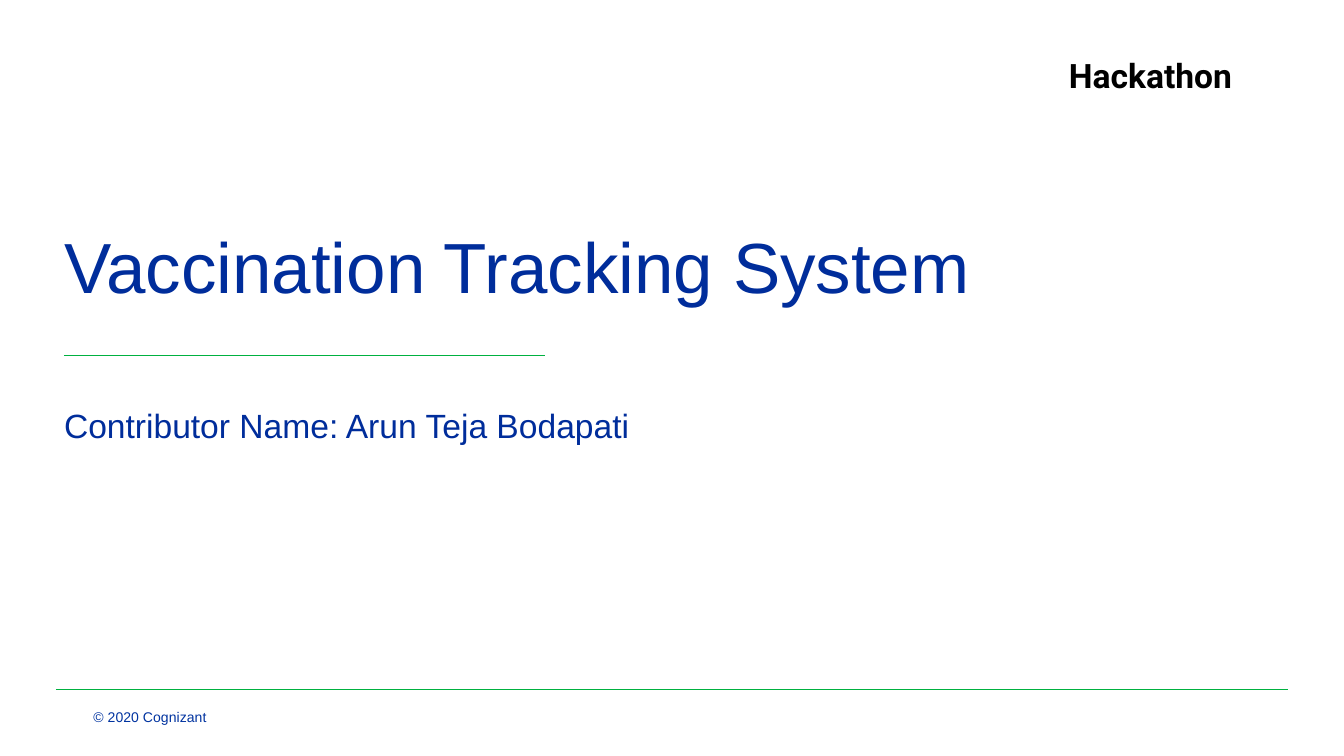
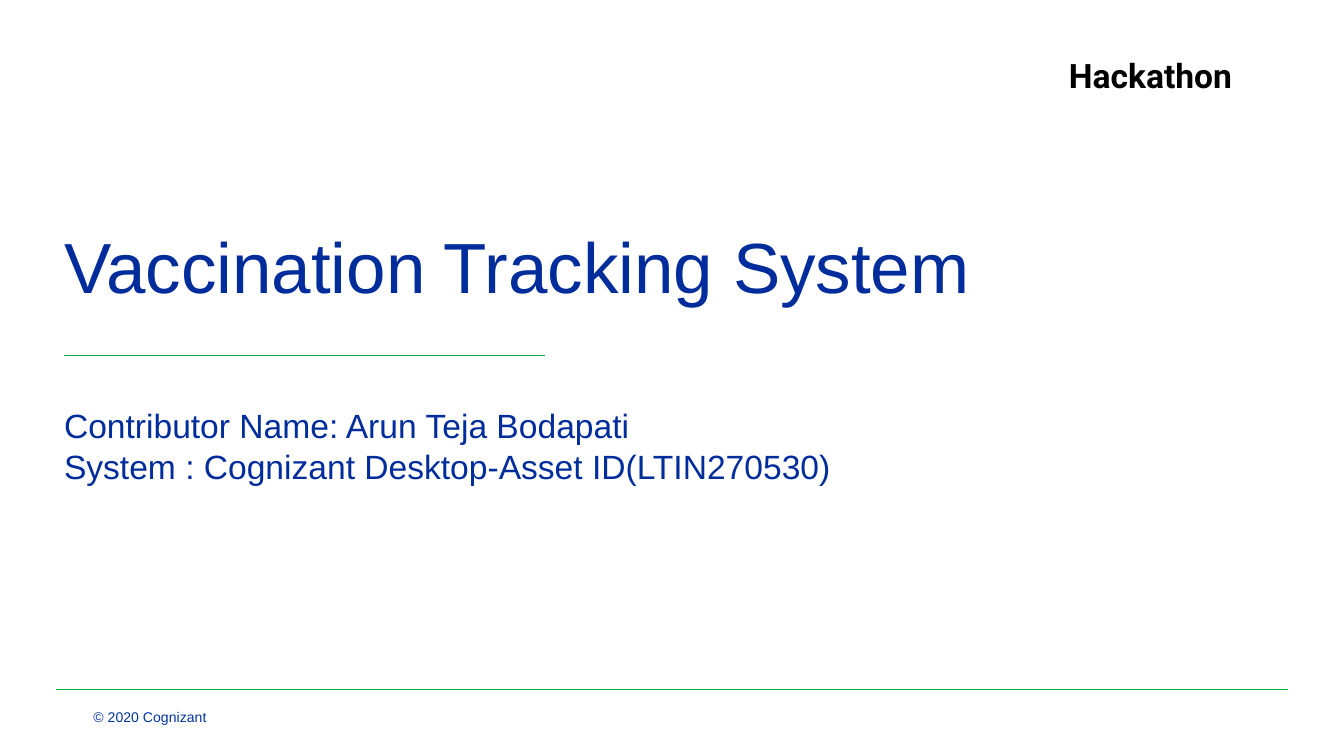
Before and after one commit to aruntejateja1/tusk, a slide deck: slide 1 of Hackathon_Template_Arun Teja.pptx. Drawn at 1344x756 pixels with LibreOffice and Linux fonts; fonts in the diff are those of the drawing; background and template pictures are left out. Boxes give left, top, right and bottom in pixels: in the first picture for what was removed or moved away, otherwise in the second. Text is boxed around its words. In the diff, an @@ line names an element or a change of style, - is before the commit and + after.

Commit message:
hackathon project

```diff
--- a/Hackathon_Template_Arun Teja.pptx
+++ b/Hackathon_Template_Arun Teja.pptx
@@ text at (x1=64, y1=454, x2=830, y2=485): paragraph added @@
+System : Cognizant Desktop-Asset ID(LTIN270530)
```
Also in this commit, not shown: 1 other slide changed.
